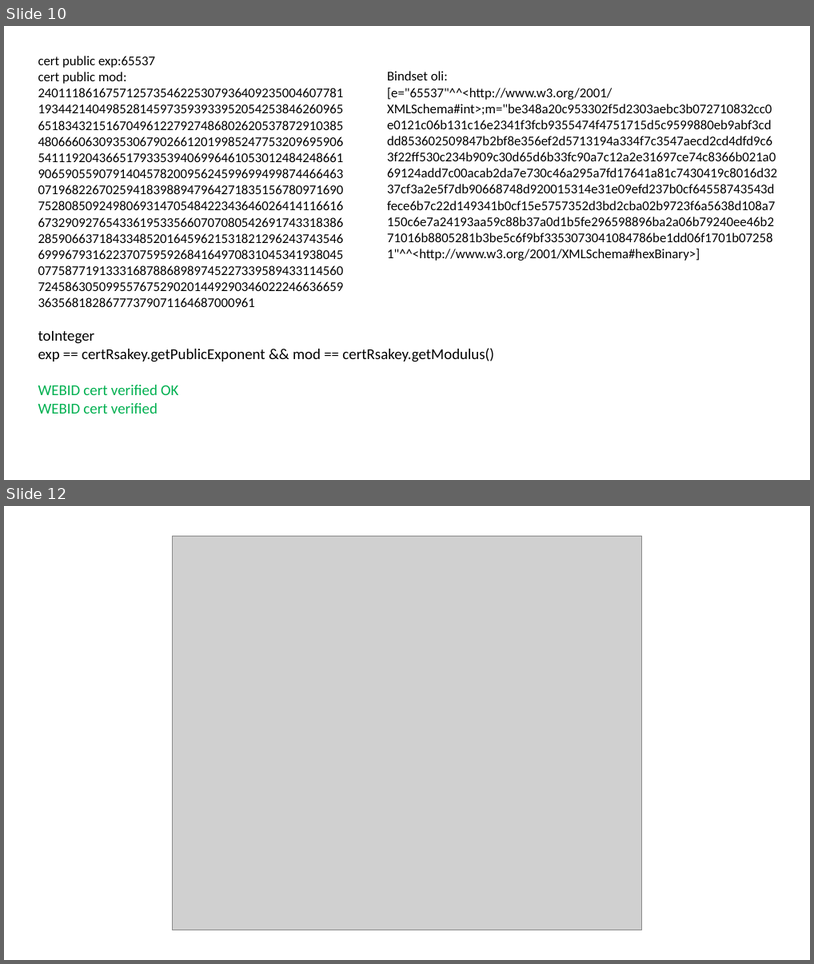
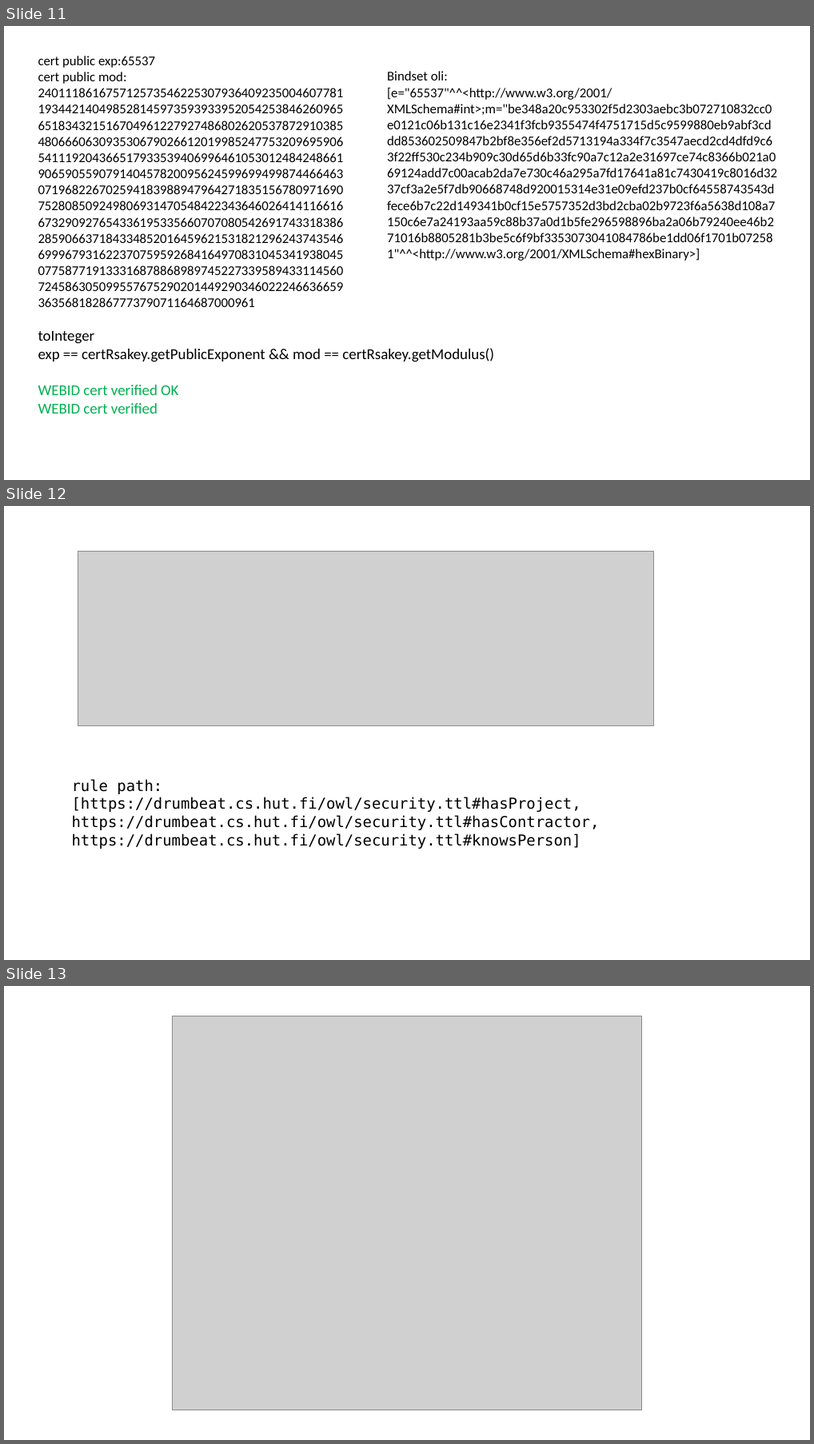
Before and after one commit to jyrkioraskari/ACLWoBD, a slide deck: drumbeat_security/Slides/Presentation_Mars 2017.pptx. Shown one above the other, each under a label of ours: slides 10 and 12 before the commit, slides 11, 12 and 13 after it; the slides between them are not shown. The pictures are 814x964 and 814x1444 pixels, drawn with LibreOffice and Linux fonts; fonts in the diff are those of the drawing; grey boxes stand for pictures. Boxes give left, top, right and bottom in pixels: in the first picture for what was removed or moved away, otherwise in the second. Text is boxed around its words. In the diff, an @@ line names an element or a change of style, - is before the commit and + after.

```diff
--- a/drumbeat_security/Slides/Presentation_Mars 2017.pptx
+++ b/drumbeat_security/Slides/Presentation_Mars 2017.pptx
@@ slide 12 added at (x1=4, y1=506, x2=810, y2=960), background #FFFFFF @@
@@ picture added at (x1=78, y1=551, x2=654, y2=726) @@
@@ text added at (x1=72, y1=779, x2=600, y2=848), 18 pt, text #000000 @@
+rule path: [https://drumbeat.cs.hut.fi/owl/security.ttl#hasProject, https://drumbeat.cs.hut.fi/owl/security.ttl#hasContractor, https://drumbeat.cs.hut.fi/owl/security.ttl#knowsPerson]
@@ what was slide 10 is now slide 11 @@
@@ what was slide 12 is now slide 13 @@
```
Also in this commit, not shown: 3 other slides added, 1 slide removed.
